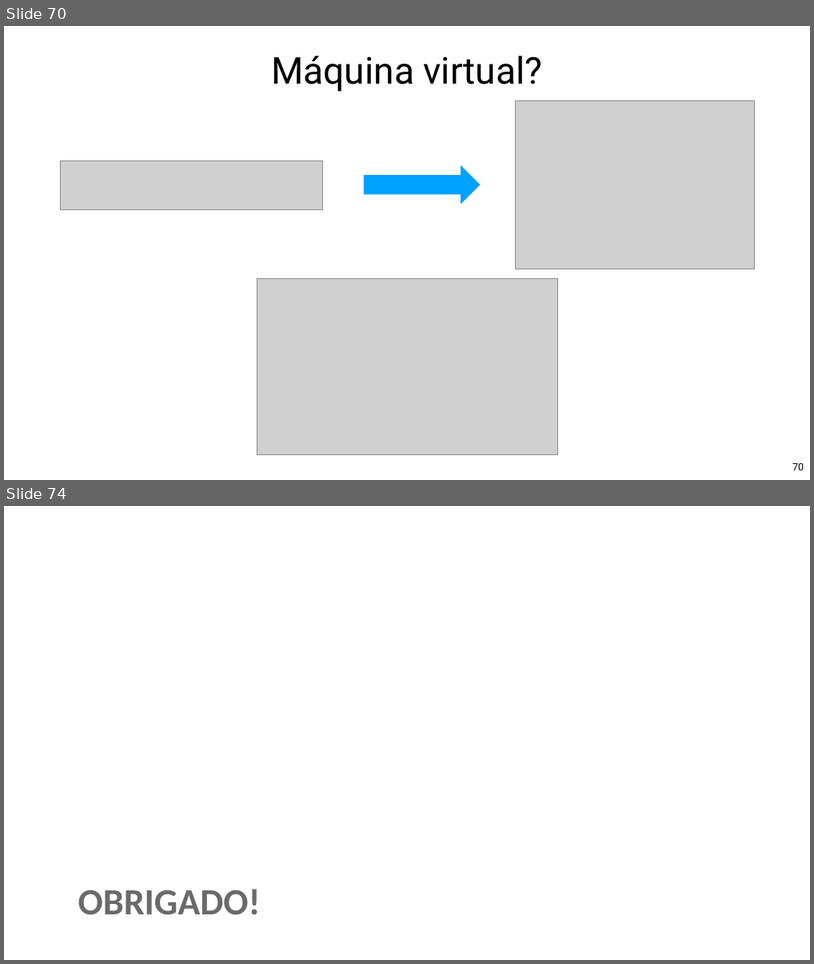
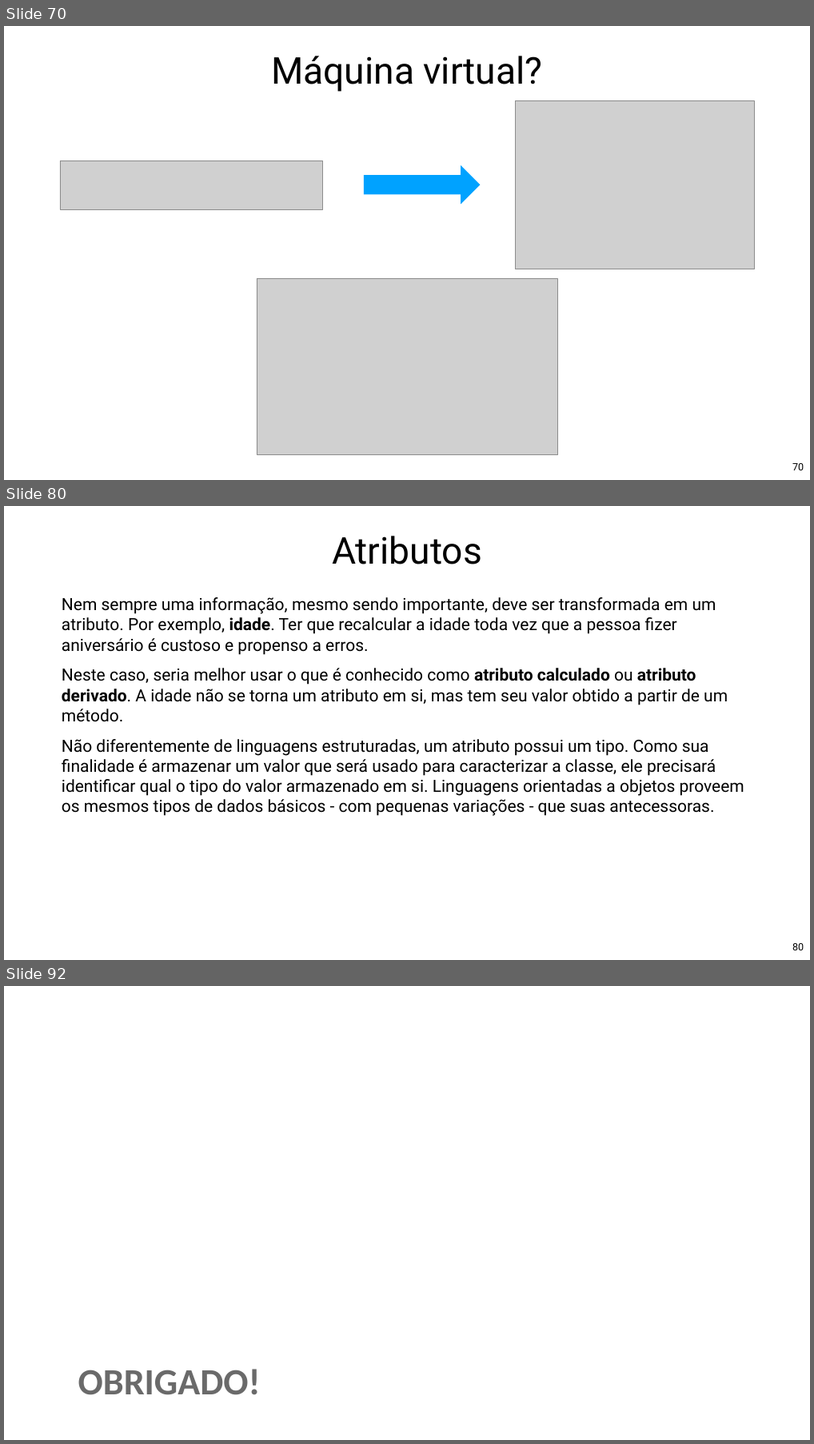
Before and after one commit to Pedrorocha13/2021.1-progoo, a slide deck: materiais/slides.pptx. Shown one above the other, each under a label of ours: slides 70 and 74 before the commit, slides 70, 80 and 92 after it; the slides between them are not shown. The pictures are 814x964 and 814x1444 pixels, drawn with LibreOffice and Linux fonts; fonts in the diff are those of the drawing; grey boxes stand for pictures; background and template pictures are left out. Boxes give left, top, right and bottom in pixels: in the first picture for what was removed or moved away, otherwise in the second. Text is boxed around its words. In the diff, an @@ line names an element or a change of style, - is before the commit and + after.

```diff
--- a/materiais/slides.pptx
+++ b/materiais/slides.pptx
@@ slide 80 added at <box>4,506,810,960</box>, background picture (left out) @@
@@ title added at <box>332,536,482,564</box>, 88 pt, text #000000 @@
+Atributos
@@ text added at <box>62,597,745,816</box>, 40 pt, text #000000 @@
+Nem sempre uma informação, mesmo sendo importante, deve ser transformada em um atributo. Por exemplo, idade. Ter que recalcular a idade toda vez que a pessoa fizer aniversário é custoso e propenso a erros.
+Neste caso, seria melhor usar o que é conhecido como atributo calculado ou atributo derivado. A idade não se torna um atributo em si, mas tem seu valor obtido a partir de um método.
+Não diferentemente de linguagens estruturadas, um atributo possui um tipo. Como sua finalidade é armazenar um valor que será usado para caracterizar a classe, ele precisará identificar qual o tipo do valor armazenado em si. Linguagens orientadas a objetos proveem os mesmos tipos de dados básicos - com pequenas variações - que suas antecessoras.
@@ page number added at <box>793,943,804,950</box>, 24 pt, text #000000 @@
+80
@@ what was slide 74 is now slide 92 @@
```
Also in this commit, not shown: 25 slides changed, 17 other slides added, 1 other file.
